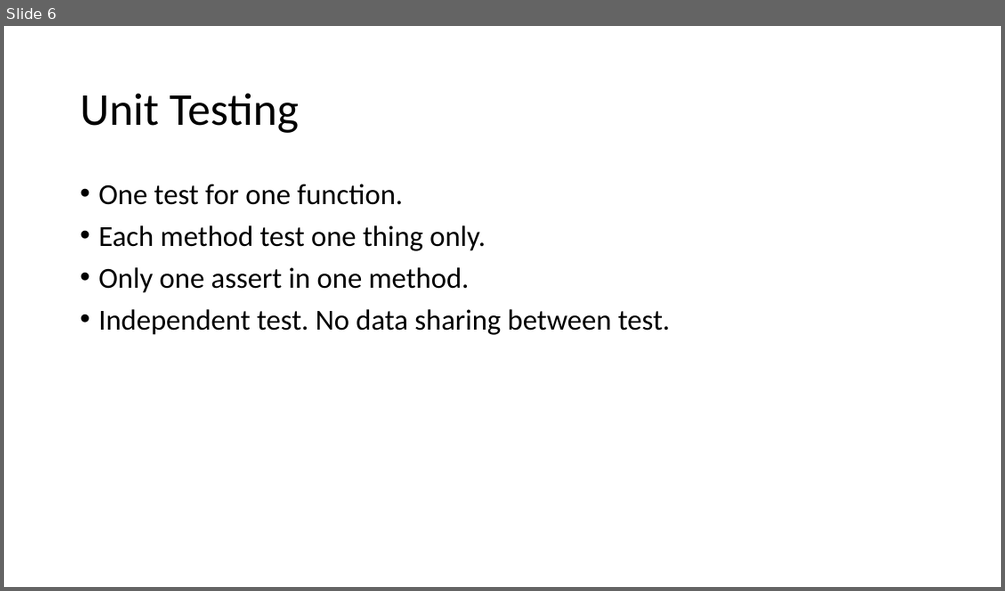
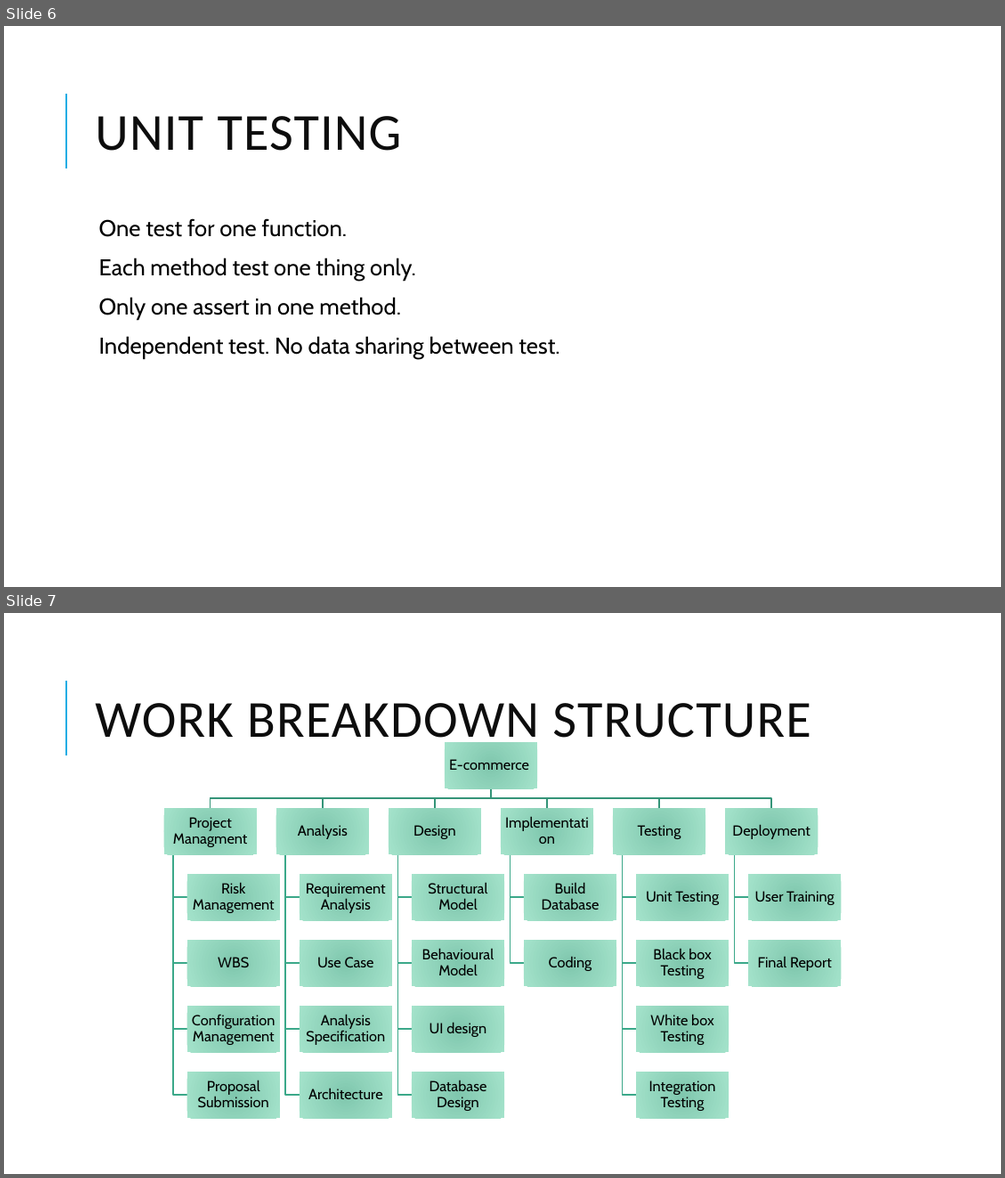
Before and after one commit to admondtamang/e-commerce-cp, a slide deck: E-commerce site.pptx. Shown one above the other, each under a label of ours: slide 6 before the commit, slides 6 and 7 after it. The pictures are 1005x591 and 1005x1178 pixels, drawn with LibreOffice and Linux fonts; fonts in the diff are those of the drawing. Boxes give left, top, right and bottom in pixels: in the first picture for what was removed or moved away, otherwise in the second. Text is boxed around its words. In the diff, an @@ line names an element or a change of style, - is before the commit and + after.

```diff
--- a/E-commerce site.pptx
+++ b/E-commerce site.pptx
@@ slide 7 added at [4,613,1001,1174], background #FFFFFF; not listed: 1 template element that a slide beside it also shows @@
@@ title added at [95,703,810,749], 50 pt, text #0D0D0D @@
+WORK BREAKDOWN STRUCTURE
@@ group added at [164,742,841,1118]: 27 rectangles, 27 texts, 26 freeform shapes @@
+E-commerce
+Project Managment
+Risk Management
+WBS
+Configuration Management
+Proposal Submission
+Analysis
+Requirement Analysis
+Use Case
+Analysis Specification
+Architecture
+Design
+Structural Model
+Behavioural Model
+UI design
+Database Design
+Implementation
+Build Database
+Coding
+Testing
+Unit Testing
+Black box Testing
+White box Testing
+Integration Testing
+Deployment
+User Training
+Final Report
@@ slide 6 changed as well @@
@@ line added from (66, 168) to (66, 94), #1CADE4 1.5 pt @@
@@ title at [95,116,402,151]: text changed; size 44 to 50 pt; text colour #000000 to #0D0D0D @@
-Unit Testing
+UNIT TESTING
@@ text "One test for one function.": place and size @@
-text "One test for one function." at [98,184,670,335]
+text "One test for one function." at [99,218,559,359]
@@ text "One test for one function." at [99,218,559,359]: size 28 to 22 pt, font Calibri to Cabin; bullet • to  ; more space between paragraphs @@
```
Also in this commit, not shown: 6 other slides changed, 7 other slides added, 43 other files.
